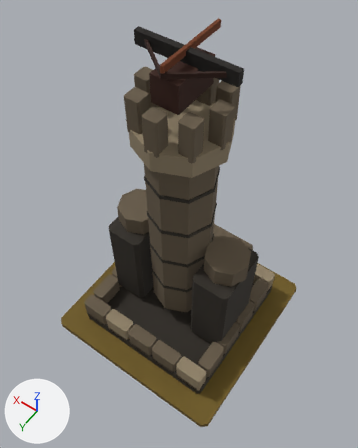
What one commit did to the glTF model art/bastion_t2/bastion_t2.glb.
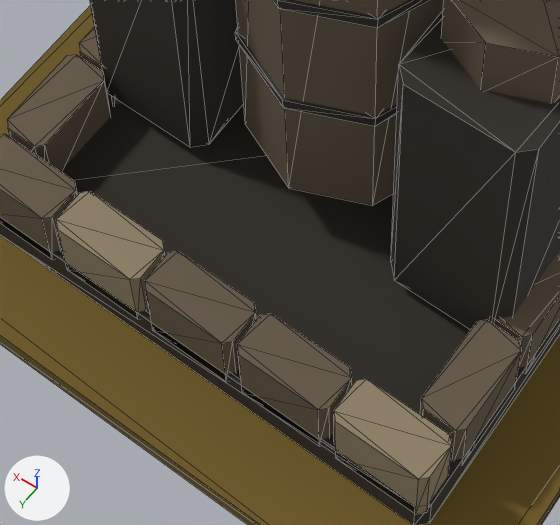
There are two pictures of each version: one whole from a 50 mm lens placed at (-1.056, 1.508, 3.371), pointed at (-0.009, 0.042, 1.068), one close up on the part from 26% to 65% of the width and 58% to 88% of the height. Every picture has the same lights, and +X, +Y and +Z are marked at lower left. The older version's two pictures come first. The close-ups show mesh edges as thin lines.

The older version as bpy lines, for what is in view:
```python
ob_mmr___bastion___t02_architecture_001 = bpy.data.objects.new('MMR | bastion | T02 Architecture.001', me_mmr___bastion___t02_architecture_mesh_001)
ob_mmr___bastion___t02_architecture_001.location = (0.0, 0.0, 0.05)
ob_mmr___bastion___t02_heavy_buttresses_001 = bpy.data.objects.new('MMR | bastion | T02 Heavy Buttresses.001', me_mmr___bastion___t02_heavy_buttresses_mesh_001)
ob_mmr___bastion___t02_heavy_buttresses_001.location = (0.0, 0.0, 0.05)
ob_mmr___bastion___tier_02_ground_001 = bpy.data.objects.new('MMR | bastion | Tier 02 Ground.001', me_mmr___bastion___tier_02_ground_mesh_001)
ob_mmr___bastion___tier_02_ground_001.location = (0.0, 0.0, 0.05)
```
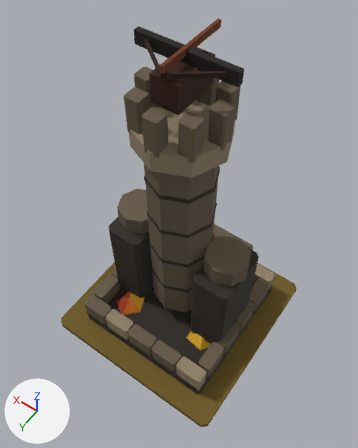
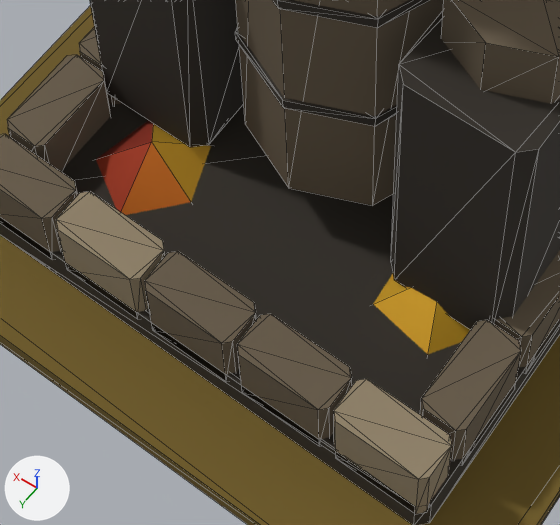
What differs and where, as boxes (x1, y1, x2, y2) in the close-ups (560 x 525 px):
'MMR | bastion | T02 Autumn Dressing.001', added
    after: (96, 120, 470, 354)

The change, as a list of edits to the scene's bpy script:
```text
Add me_mmr___bastion___t02_autumn_dressing_001:
    me_mmr___bastion___t02_autumn_dressing_001.from_pydata(...)  # 18 vertices, 15 faces; spans x -0.418..0.379, y -0.408..0.378, z 0.085..0.185
    me_mmr___bastion___t02_autumn_dressing_001.materials.append(mat_mmr___shared_palette_atlas)  # picture img_mmr_shared_color_palette_64
Add ob_mmr___bastion___t02_autumn_dressing_001:
    ob_mmr___bastion___t02_autumn_dressing_001 = bpy.data.objects.new('MMR | bastion | T02 Autumn Dressing.001', me_mmr___bastion___t02_autumn_dressing_001)
    ob_mmr___bastion___t02_autumn_dressing_001.location = (0.0, 0.0, 0.05)
```
